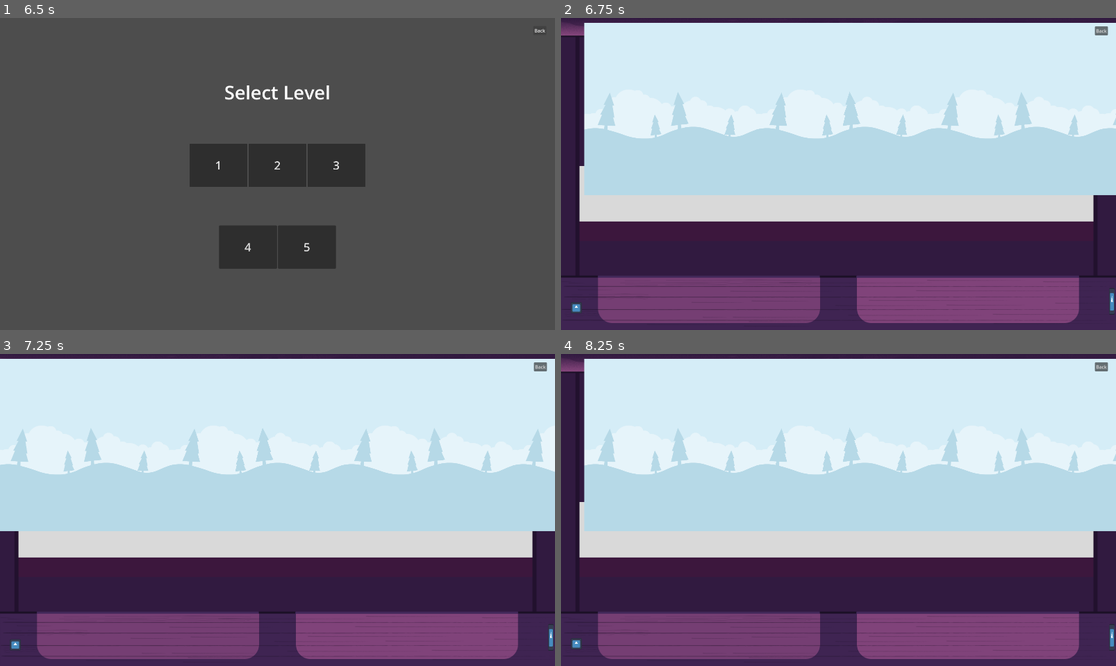
Above: before the commit, frames 1-4 (two rows, left to right).
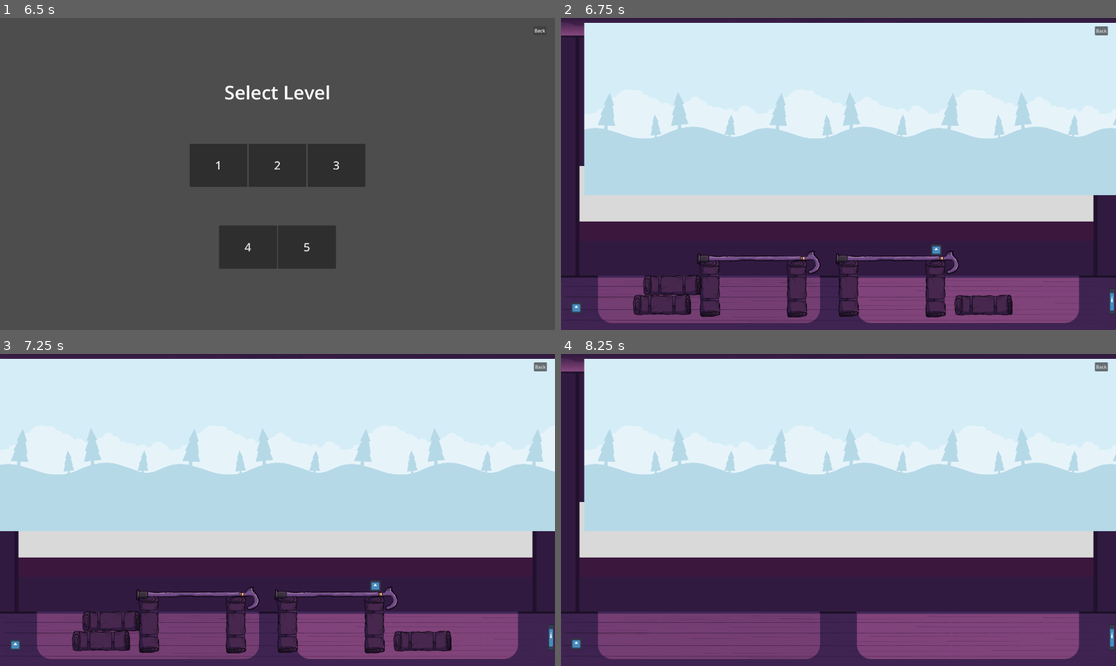
Above: after the commit, the same moments.

Repository: cokid-git/game-jam-project
Game: Godot game, scene res://scenes/start_menu.tscn
Two runs of this game, one before a commit and one after it. Both use one fixed random seed, a clock stepped at 60 frames per second and the inputs below. The engine's default icon, where the game draws it, is replaced by a stand-in: a white triangle on a blue panel in a dark square.
Inputs:
- Up to frame 1 (6.5 s): click "Settings" at 0.5 s; click "Start" at 1.25 s; click "Back" at 2 s; click "Start" at 2.75 s; click "1" at 3.5 s; click "Back" at 4.25 s; click "2" at 5 s; click "Back" at 5.75 s
- Up to frame 2 (6.75 s): click "3" at 6.5 s
- Up to frame 3 (7.25 s): no input
- Up to frame 4 (8.25 s): click "Back" at 7.25 s; click "4" at 8 s

Frame 1 is identical in both runs. In frame 2, 4.3% of the frame differs, in the area x 12-82%, y 72-96%; in frame 3, 4.3%; in frame 4, nothing differs.

Commit message:
Fixes UI Buttons/ Creates foundation for settings menu/ beginning adding sounds

Diff:
--- /dev/null
+++ b/default_bus_layout.tres
@@ -0,0 +1,15 @@
+[gd_resource type="AudioBusLayout" format=3 uid="uid://b0nstvfrgg0oa"]
+
+[resource]
+bus/1/name = &"music"
+bus/1/solo = false
+bus/1/mute = false
+bus/1/bypass_fx = false
+bus/1/volume_db = 0.0
+bus/1/send = &"Master"
+bus/2/name = &"sfx"
+bus/2/solo = false
+bus/2/mute = false
+bus/2/bypass_fx = false
+bus/2/volume_db = 0.0
+bus/2/send = &"Master"
--- a/scenes/global.tscn
+++ b/scenes/global.tscn
@@ -4,3 +4,5 @@
 
 [node name="global" type="Node2D"]
 script = ExtResource("1_4pk28")
+
+[node name="AudioStreamPlayer" type="AudioStreamPlayer" parent="."]
--- a/scenes/main_three.tscn
+++ b/scenes/main_three.tscn
@@ -1,7 +1,44 @@
-[gd_scene load_steps=2 format=3 uid="uid://bi5j3c5i83yhw"]
+[gd_scene load_steps=5 format=3 uid="uid://bi5j3c5i83yhw"]
 
 [ext_resource type="PackedScene" uid="uid://ybvksjsb52uf" path="res://scenes/level.tscn" id="1_o5fob"]
+[ext_resource type="PackedScene" uid="uid://diurx5v4c8d38" path="res://scenes/suitcase.tscn" id="2_7ym6h"]
+[ext_resource type="PackedScene" uid="uid://d3tk6g38gnnh" path="res://scenes/cane.tscn" id="3_e0h5y"]
+[ext_resource type="PackedScene" uid="uid://k6f2d814dvwa" path="res://scenes/enemy_thrower.tscn" id="4_e0h5y"]
 
 [node name="main_two" type="Node2D"]
 
 [node name="TileMapLayer" parent="." instance=ExtResource("1_o5fob")]
+
+[node name="Suitcase" parent="." instance=ExtResource("2_7ym6h")]
+position = Vector2(350, 993)
+
+[node name="Suitcase2" parent="." instance=ExtResource("2_7ym6h")]
+position = Vector2(385, 925)
+
+[node name="Suitcase3" parent="." instance=ExtResource("2_7ym6h")]
+position = Vector2(515, 934)
+rotation = 1.5707964
+
+[node name="Suitcase4" parent="." instance=ExtResource("2_7ym6h")]
+position = Vector2(816, 936)
+rotation = 1.5707964
+
+[node name="Cane" parent="." instance=ExtResource("3_e0h5y")]
+position = Vector2(684, 846)
+
+[node name="Suitcase5" parent="." instance=ExtResource("2_7ym6h")]
+position = Vector2(994.5, 934)
+rotation = 1.5707964
+
+[node name="Suitcase6" parent="." instance=ExtResource("2_7ym6h")]
+position = Vector2(1295.5, 936)
+rotation = 1.5707964
+
+[node name="Suitcase7" parent="." instance=ExtResource("2_7ym6h")]
+position = Vector2(1462, 994)
+
+[node name="Cane2" parent="." instance=ExtResource("3_e0h5y")]
+position = Vector2(1163.5, 846)
+
+[node name="enemyThrower" parent="." instance=ExtResource("4_e0h5y")]
+position = Vector2(1298, 803)
--- a/scenes/start_menu.tscn
+++ b/scenes/start_menu.tscn
@@ -1,6 +1,12 @@
-[gd_scene load_steps=2 format=3 uid="uid://c7fwen2kcobeq"]
+[gd_scene load_steps=4 format=3 uid="uid://c7fwen2kcobeq"]
 
 [ext_resource type="Script" uid="uid://cwh6ada2hoxux" path="res://scripts/start_menu.gd" id="1_ouf4f"]
+
+[sub_resource type="LabelSettings" id="LabelSettings_ouf4f"]
+font_size = 40
+
+[sub_resource type="LabelSettings" id="LabelSettings_thu50"]
+font_size = 40
 
 [node name="Control" type="Control"]
 layout_mode = 3
@@ -11,7 +17,7 @@
 grow_vertical = 2
 script = ExtResource("1_ouf4f")
 
-[node name="Panel" type="Panel" parent="."]
+[node name="Panel_Main" type="Panel" parent="."]
 layout_mode = 1
 anchors_preset = 8
 anchor_left = 0.5
@@ -25,7 +31,7 @@
 grow_horizontal = 2
 grow_vertical = 2
 
-[node name="VBoxContainer" type="VBoxContainer" parent="Panel"]
+[node name="VBoxContainer" type="VBoxContainer" parent="Panel_Main"]
 layout_mode = 1
 anchors_preset = 8
 anchor_left = 0.5
@@ -40,24 +46,92 @@
 grow_vertical = 2
 alignment = 1
 
-[node name="Start_btn" type="Button" parent="Panel/VBoxContainer"]
+[node name="Start_btn" type="Button" parent="Panel_Main/VBoxContainer"]
 custom_minimum_size = Vector2(100, 100)
 layout_mode = 2
 theme_override_font_sizes/font_size = 35
 text = "Start"
 
-[node name="Settings_btn" type="Button" parent="Panel/VBoxContainer"]
+[node name="Settings_btn" type="Button" parent="Panel_Main/VBoxContainer"]
 custom_minimum_size = Vector2(100, 100)
 layout_mode = 2
 theme_override_font_sizes/font_size = 35
 text = "Settings"
 
-[node name="Quit_btn" type="Button" parent="Panel/VBoxContainer"]
+[node name="Quit_btn" type="Button" parent="Panel_Main/VBoxContainer"]
 custom_minimum_size = Vector2(100, 100)
 layout_mode = 2
 theme_override_font_sizes/font_size = 35
 text = "Quit"
 
-[connection signal="pressed" from="Panel/VBoxContainer/Start_btn" to="." method="_on_start_btn_pressed"]
-[connection signal="pressed" from="Panel/VBoxContainer/Settings_btn" to="." method="_on_settings_btn_pressed"]
-[connection signal="pressed" from="Panel/VBoxContainer/Quit_btn" to="." method="_on_quit_btn_pressed"]
+[node name="Panel_Settings" type="Panel" parent="."]
+visible = false
+layout_mode = 1
+anchors_preset = 8
+anchor_left = 0.5
+anchor_top = 0.5
+anchor_right = 0.5
+anchor_bottom = 0.5
+offset_left = -443.5
+offset_top = -365.25
+offset_right = 443.5
+offset_bottom = 365.25
+grow_horizontal = 2
+grow_vertical = 2
+
+[node name="VBoxContainer" type="VBoxContainer" parent="Panel_Settings"]
+layout_mode = 1
+anchors_preset = 8
+anchor_left = 0.5
+anchor_top = 0.5
+anchor_right = 0.5
+anchor_bottom = 0.5
+offset_left = -247.75
+offset_top = -235.5
+offset_right = 247.75
+offset_bottom = 235.5
+grow_horizontal = 2
+grow_vertical = 2
+alignment = 1
+
+[node name="Label" type="Label" parent="Panel_Settings/VBoxContainer"]
+layout_mode = 2
+text = "Music Volume"
+label_settings = SubResource("LabelSettings_ouf4f")
+horizontal_alignment = 1
+
+[node name="HSlider" type="HSlider" parent="Panel_Settings/VBoxContainer"]
+layout_mode = 2
+value = 50.0
+
+[node name="Blank" type="Label" parent="Panel_Settings/VBoxContainer"]
+layout_mode = 2
+text = " "
+label_settings = SubResource("LabelSettings_ouf4f")
+horizontal_alignment = 1
+
+[node name="Label2" type="Label" parent="Panel_Settings/VBoxContainer"]
+layout_mode = 2
+text = "Sound Effect Volume"
+label_settings = SubResource("LabelSettings_thu50")
+horizontal_alignment = 1
+
+[node name="HSlider2" type="HSlider" parent="Panel_Settings/VBoxContainer"]
+layout_mode = 2
+value = 50.0
+
+[node name="Blank2" type="Label" parent="Panel_Settings/VBoxContainer"]
+layout_mode = 2
+text = " "
+label_settings = SubResource("LabelSettings_ouf4f")
+horizontal_alignment = 1
+
+[node name="Quit_btn_settings" type="Button" parent="Panel_Settings/VBoxContainer"]
+custom_minimum_size = Vector2(100, 100)
+layout_mode = 2
+theme_override_font_sizes/font_size = 35
+text = "Quit"
+
+[connection signal="pressed" from="Panel_Main/VBoxContainer/Start_btn" to="." method="_on_start_btn_pressed"]
+[connection signal="pressed" from="Panel_Main/VBoxContainer/Settings_btn" to="." method="_on_settings_btn_pressed"]
+[connection signal="pressed" from="Panel_Main/VBoxContainer/Quit_btn" to="." method="_on_quit_btn_pressed"]
--- a/scripts/global.gd
+++ b/scripts/global.gd
@@ -1,5 +1,10 @@
 extends Node2D
+
+
 
 var level = 1
 
 var enableDarkness = false
+
+var volumeMusic = 50
+var volumeSound = 50
--- a/scripts/start_menu.gd
+++ b/scripts/start_menu.gd
@@ -1,4 +1,9 @@
 extends Control
+
+
+
+func _ready() -> void:
+	pass
 
 
 func _on_start_btn_pressed() -> void:
Not shown, added: sounds/Level Selection.mp3.import
Not shown, added: sounds/Title.wav.import
Not shown, added: sounds/User Presses Play.mp3.import
Not shown, added: sounds/Level Selection.mp3
Not shown, added: sounds/Title.wav
Not shown, added: sounds/User Presses Play.mp3
